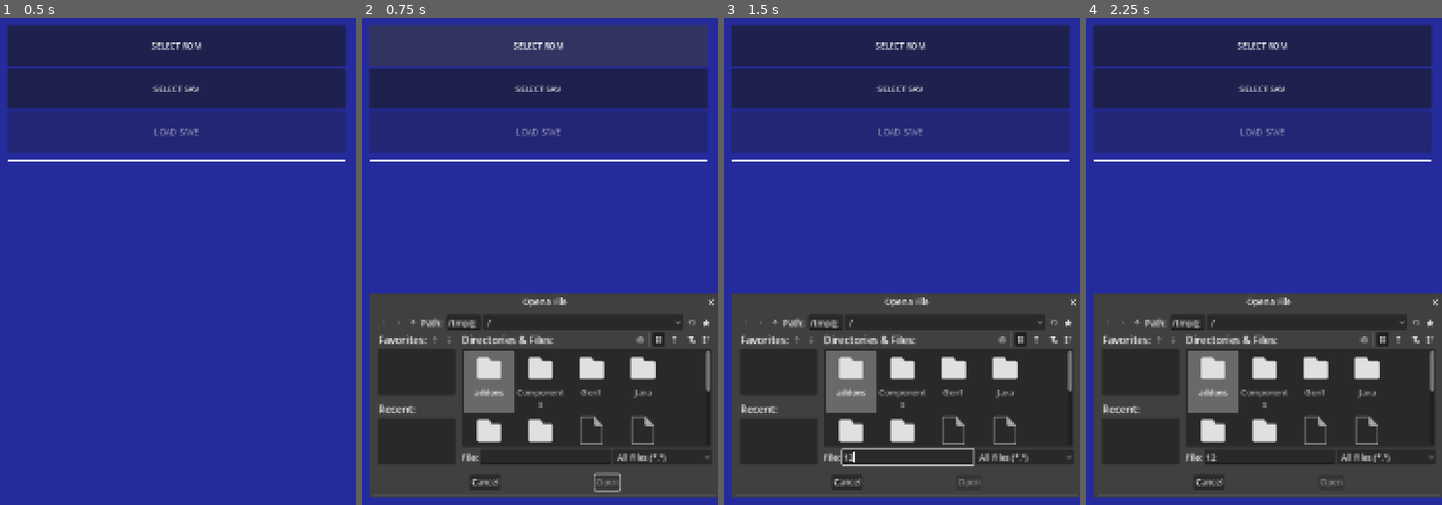
Above: before the commit, frames 1-4 (left to right).
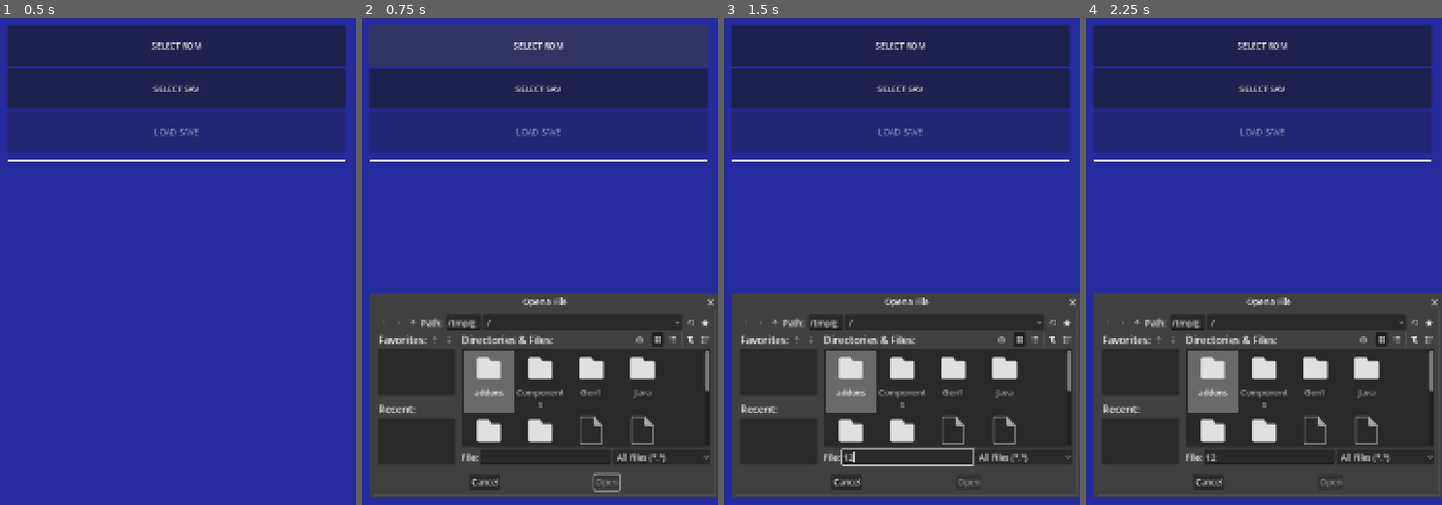
Above: after the commit, the same moments.

Repository: tunalad/openwalker
Game: Godot game, scene res://Views/main.tscn
The game is run twice, just before and just after one commit, with the same random seed, the same clock (stepped at 60 frames per second) and the same inputs. The engine's default icon, where the game draws it, is replaced by a stand-in: a white triangle on a blue panel in a dark square.
Inputs (mouse positions are in pixels of both pictures, inside the frame that each line leads up to):
- Up to frame 1 (0.5 s): no input
- Up to frame 2 (0.75 s): click "SELECT ROM" at 0.5 s
- Up to frame 3 (1.5 s): click (909, 456) at 1.27 s; type "12" at 1.35 s
- Up to frame 4 (2.25 s): click (1121, 324) at 2 s

Frame 1 is identical in both runs. In frame 2, 0.5% of the frame differs, in the area x 35-99%, y 57-97%; in frame 3, 0.5%, in the area x 35-99%, y 57-92%; in frame 4, 0.5%.

Commit message:
setup scenes for the catching minigame
I might or might not include the grass minigame. It's very hard to fail
at that minigame, so I don't really feel like including it

Diff:
--- /dev/null
+++ b/Views/catch_minigame.gd
@@ -0,0 +1,35 @@
+extends VBoxContainer
+
+@onready var walker_menu: VBoxContainer = $"../WalkerMenu"
+
+
+@onready var l_catch_name: Label = $MinigameStats/MonLeft/L_Name
+@onready var l_catch_hp: Label = $MinigameStats/MonLeft/L_HP
+
+@onready var l_us_name: Label = $MinigameStats/MonRight/L_Name
+@onready var l_us_hp: Label = $MinigameStats/MonRight/L_HP
+
+
+var wild_mon: Dictionary
+
+
+func display_data():
+	get_wild_mon()
+
+	var dex_to_int = Gen1Helpers.build_dex_to_internal(Global.rom)
+	var idx = Gen1Helpers.internal_idx(Global.rom, wild_mon["species"], dex_to_int)
+
+	l_catch_name.text = Gen1Helpers.species_name(Global.rom, idx)
+	l_us_name.text = Global.trainer_data["mon"]["nickname"]
+
+	self.visible = true
+	walker_menu.visible = false
+
+func get_wild_mon():
+	var wild_mons: Array = Global.route_data["mons"]
+	wild_mon = wild_mons.pick_random()
+
+
+func _on_btn_back_pressed() -> void:
+	self.visible = false
+	walker_menu.visible = true
--- /dev/null
+++ b/Views/catch_minigame.tscn
@@ -0,0 +1,119 @@
+[gd_scene format=3 uid="uid://ntfkdfgbt37h"]
+
+[ext_resource type="Script" uid="uid://ddrp021gmlbva" path="res://Views/catch_minigame.gd" id="1_oxrwt"]
+[ext_resource type="PackedScene" uid="uid://8j7mi5ykpjpp" path="res://Components/divider.tscn" id="1_vxxwr"]
+
+[node name="CatchMinigame" type="VBoxContainer" unique_id=200643910]
+anchors_preset = 15
+anchor_right = 1.0
+anchor_bottom = 1.0
+grow_horizontal = 2
+grow_vertical = 2
+size_flags_vertical = 3
+alignment = 1
+script = ExtResource("1_oxrwt")
+
+[node name="MinigameStats" type="HBoxContainer" parent="." unique_id=118094792]
+layout_mode = 2
+size_flags_vertical = 3
+alignment = 1
+
+[node name="MonLeft" type="VBoxContainer" parent="MinigameStats" unique_id=1038137894]
+layout_mode = 2
+size_flags_horizontal = 3
+alignment = 1
+
+[node name="L_Pad" type="Label" parent="MinigameStats/MonLeft" unique_id=753727262]
+layout_mode = 2
+size_flags_horizontal = 3
+size_flags_vertical = 1
+theme_override_font_sizes/font_size = 30
+horizontal_alignment = 1
+vertical_alignment = 1
+
+[node name="L_Name" type="Label" parent="MinigameStats/MonLeft" unique_id=231680095]
+custom_minimum_size = Vector2(0, 150)
+layout_mode = 2
+size_flags_horizontal = 3
+size_flags_vertical = 1
+theme_override_font_sizes/font_size = 30
+text = "opp"
+horizontal_alignment = 1
+vertical_alignment = 1
+
+[node name="L_HP" type="Label" parent="MinigameStats/MonLeft" unique_id=372833225]
+layout_mode = 2
+size_flags_horizontal = 3
+size_flags_vertical = 1
+theme_override_font_sizes/font_size = 30
+text = "4/4"
+horizontal_alignment = 1
+
+[node name="MonRight" type="VBoxContainer" parent="MinigameStats" unique_id=1708711295]
+layout_mode = 2
+size_flags_horizontal = 3
+alignment = 1
+
+[node name="L_HP" type="Label" parent="MinigameStats/MonRight" unique_id=941986305]
+layout_mode = 2
+size_flags_horizontal = 3
+size_flags_vertical = 1
+theme_override_font_sizes/font_size = 30
+text = "4/4"
+horizontal_alignment = 1
+vertical_alignment = 2
+
+[node name="L_Name" type="Label" parent="MinigameStats/MonRight" unique_id=589706363]
+custom_minimum_size = Vector2(0, 150)
+layout_mode = 2
+size_flags_horizontal = 3
+size_flags_vertical = 1
+theme_override_font_sizes/font_size = 30
+text = "mon"
+horizontal_alignment = 1
+vertical_alignment = 1
+
+[node name="L_Pad" type="Label" parent="MinigameStats/MonRight" unique_id=1612066166]
+layout_mode = 2
+size_flags_horizontal = 3
+size_flags_vertical = 1
+theme_override_font_sizes/font_size = 30
+horizontal_alignment = 1
+vertical_alignment = 1
+
+[node name="Divider" parent="." unique_id=1071070289 instance=ExtResource("1_vxxwr")]
+layout_mode = 2
+
+[node name="MinigameActions" type="HBoxContainer" parent="." unique_id=1392145186]
+layout_mode = 2
+size_flags_vertical = 3
+
+[node name="BtnAttack" type="Button" parent="MinigameActions" unique_id=932610880]
+layout_mode = 2
+size_flags_horizontal = 3
+theme_override_font_sizes/font_size = 30
+text = "Attack"
+
+[node name="VBoxContainer" type="VBoxContainer" parent="MinigameActions" unique_id=559112110]
+layout_mode = 2
+size_flags_horizontal = 3
+
+[node name="BtnCatch" type="Button" parent="MinigameActions/VBoxContainer" unique_id=1397311685]
+layout_mode = 2
+size_flags_vertical = 3
+theme_override_font_sizes/font_size = 30
+text = "Catch"
+
+[node name="BtnBack" type="Button" parent="MinigameActions/VBoxContainer" unique_id=319357104]
+layout_mode = 2
+size_flags_vertical = 3
+theme_override_font_sizes/font_size = 30
+text = "Run"
+
+[node name="BtnEvade" type="Button" parent="MinigameActions" unique_id=1325525135]
+layout_mode = 2
+size_flags_horizontal = 3
+theme_override_font_sizes/font_size = 30
+text = "Evade"
+
+[connection signal="pressed" from="MinigameActions/VBoxContainer/BtnBack" to="." method="_on_btn_back_pressed"]
--- a/Views/walk_screen.tscn
+++ b/Views/walk_screen.tscn
@@ -4,6 +4,7 @@
 [ext_resource type="PackedScene" uid="uid://b74lrsuvdqnlp" path="res://Components/trainer_bar.tscn" id="2_7y21i"]
 [ext_resource type="PackedScene" uid="uid://8j7mi5ykpjpp" path="res://Components/divider.tscn" id="2_kbf0p"]
 [ext_resource type="Script" uid="uid://kreqmlvryatk" path="res://Views/walker_menu.gd" id="4_358r1"]
+[ext_resource type="PackedScene" uid="uid://ntfkdfgbt37h" path="res://Views/catch_minigame.tscn" id="5_nrolq"]
 
 [node name="WalkScreen" type="VBoxContainer" unique_id=401520637]
 anchors_preset = 15
@@ -93,14 +94,18 @@
 theme_override_font_sizes/font_size = 100
 text = "🎒"
 
-[node name="BtnReturn" type="Button" parent="." unique_id=607412438]
+[node name="BtnReturn" type="Button" parent="WalkerMenu" unique_id=607412438]
 custom_minimum_size = Vector2(0, 80)
 layout_mode = 2
 theme_override_font_sizes/font_size = 30
 text = "RETURN FROM STROLL"
 
+[node name="CatchMinigame" parent="." unique_id=200643910 instance=ExtResource("5_nrolq")]
+visible = false
+layout_mode = 2
+
 [connection signal="pressed" from="Pedometer/BtnStep++" to="." method="_on_btn_step_pressed"]
 [connection signal="pressed" from="WalkerMenu/WalkerActions/BtnRadar" to="WalkerMenu" method="_on_btn_radar_pressed"]
 [connection signal="pressed" from="WalkerMenu/WalkerActions/BtnDowsing" to="WalkerMenu" method="_on_btn_dowsing_pressed"]
 [connection signal="pressed" from="WalkerMenu/WalkerActions/BtnFound" to="WalkerMenu" method="_on_btn_found_pressed"]
-[connection signal="pressed" from="BtnReturn" to="." method="_on_btn_return_pressed"]
+[connection signal="pressed" from="WalkerMenu/BtnReturn" to="." method="_on_btn_return_pressed"]
--- a/Views/walker_menu.gd
+++ b/Views/walker_menu.gd
@@ -1,12 +1,17 @@
 extends VBoxContainer
 
+
+@onready var catch_minigame: VBoxContainer = $"../CatchMinigame"
 
 
 func _on_btn_radar_pressed() -> void:
 	print("catching mons minigame")
+	print("do grass minigame (maybe not? xd)")
+	print("do catch minigame")
 	print("mons that we can find on this route: ")
-	for mon in Global.route_data["mons"]:
-		print(mon)
+
+	catch_minigame.display_data()
+
 
 func _on_btn_dowsing_pressed() -> void:
 	print("finding items minigame")
Not shown, added: Views/catch_minigame.gd.uid
